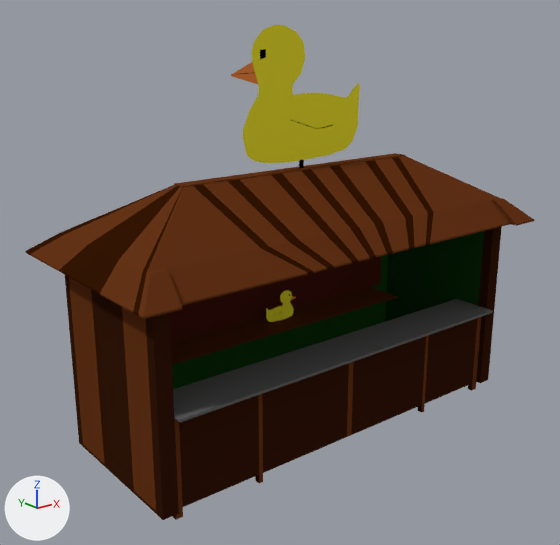
The Blender file bjm-game/Assets/Models/Shootybooty/Shootybooty.blend: old version first, new version second.
Rendered twice from a camera (50 mm lens) standing at (-2.44, -2.51, 1.99) and looking at (-0.11, 0.4, 0.82). The lights are fixed; the arrows at lower left show +X, +Y and +Z.
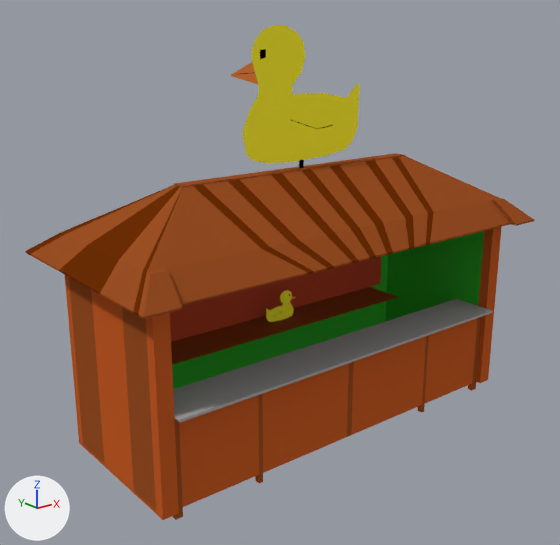
The edits, one by one:
Material 'House_inner' (mat_house_inner) changes colour from dark green #154413 to green #39bb34; in linear values from (0.00746, 0.0578, 0.00645) to (0.0412, 0.497, 0.0338).
Material 'House_inner_shield' (mat_house_inner_shield) changes colour from dark red #471b11 to red #b8462c; in linear values from (0.0637, 0.011, 0.00561) to (0.477, 0.0606, 0.0247).
Material 'House_out' (mat_house_out) changes colour from brown #35180a to orange #c75c27; in linear values from (0.0352, 0.00942, 0.00318) to (0.57, 0.108, 0.0205).
Material 'House_out_table' (mat_house_out_table) changes colour from dark grey #636363 to grey #aaaaaa; in linear values from (0.124, 0.124, 0.124) to (0.402, 0.402, 0.402).
Material 'House_out_roof' (mat_house_out_roof) changes colour from brown #643318 to brown #9b4f24; in linear values from (0.128, 0.0337, 0.00894) to (0.326, 0.0789, 0.018).
Material 'House_out_roof_2' (mat_house_out_roof_2) changes colour from brown #331603 to brown #6b2d06; in linear values from (0.0331, 0.00777, 0.000872) to (0.147, 0.0263, 0.00183).

Boxes (x1, y1, x2, y2) around the edits, measured in the pictures (560 x 545 px):
'Plane.001', recoloured: (26, 153, 534, 520) in both
